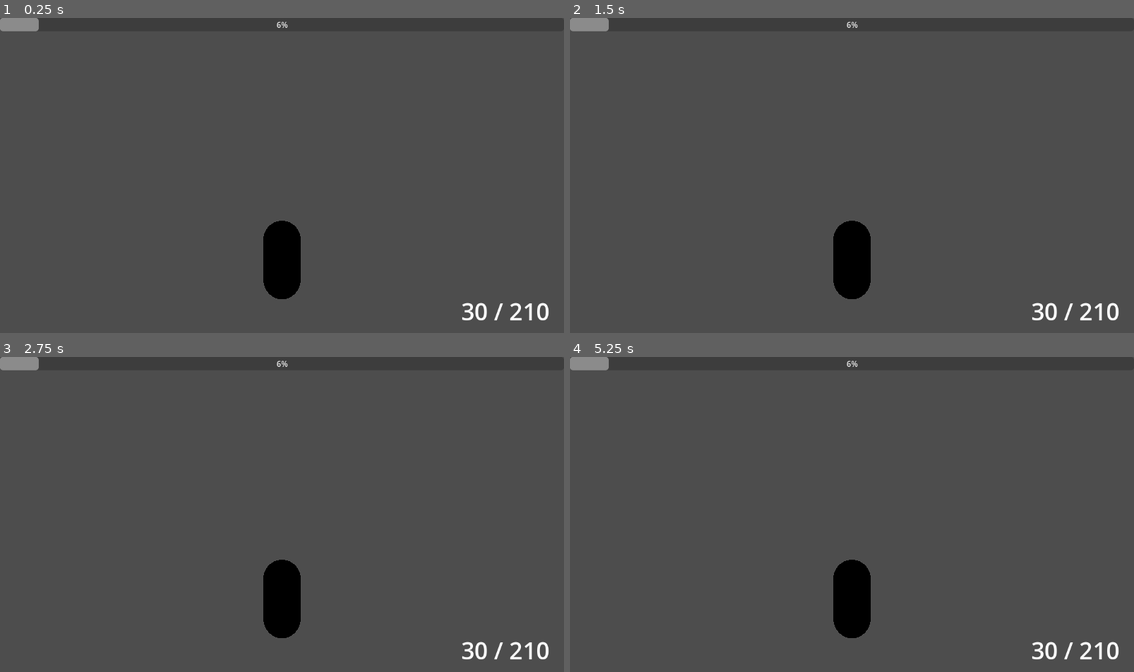
Above: before the commit, frames 1-4 (two rows, left to right).
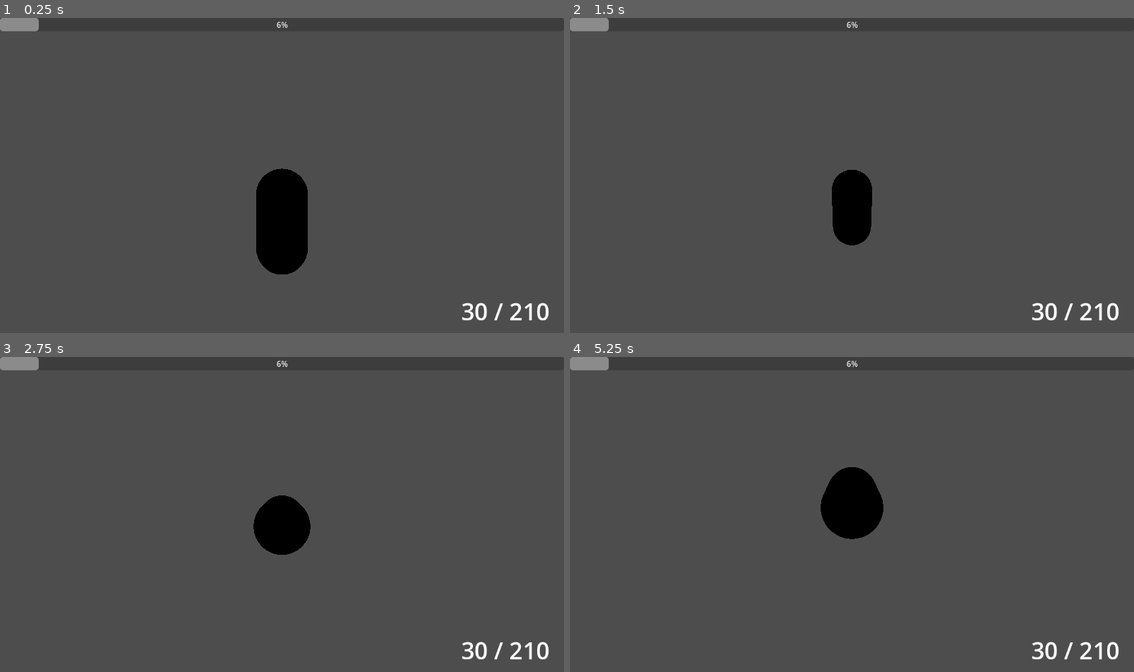
Above: after the commit, the same moments.

Repository: IndustrialDonut/CSGodot
Game: Godot game, scene res://Player.tscn
The game is run twice, just before and just after one commit, with the same random seed, the same clock (stepped at 60 frames per second) and the same inputs. This scene is started directly instead of the project's main scene.
Inputs (mouse positions are in pixels of both pictures, inside the frame that each line leads up to):
- Up to frame 1 (0.25 s): no input
- Up to frame 2 (1.5 s): tap Enter (ui_accept) at 0.5, 0.77, 1.25 s; move the mouse to (976, 159) at 0.52 s; hold D (right) 0.53-1.28 s; tap Mouse wheel up (zoom_in, bound only after the commit) at 0.6 s; tap Mouse wheel down (zoom_out, bound only after the commit) at 0.8, 1.35 s; move the mouse to (739, 191) at 1.27 s; hold S (backward) from 1.28 s (still down)
- Up to frame 3 (2.75 s): tap Enter (ui_accept) at 1.52, 2 s; tap Mouse wheel up (zoom_in, bound only after the commit) at 1.55 s; move the mouse to (338, 445) at 2.02 s; release S (backward) at 2.03 s; hold D (right) from 2.03 s (still down); hold Ctrl (control) from 2.03 s (still down); tap Mouse wheel down (zoom_out, bound only after the commit) at 2.3 s
- Up to frame 4 (5.25 s): tap Enter (ui_accept) at 2.75, 3.02, 3.5, 3.77, 4.25, 4.52 s; move the mouse to (823, 577) at 2.77 s; release D (right) at 2.78 s; release Ctrl (control) at 2.78 s; hold W (forward) 2.78-3.53 s; click (823, 577) at 2.85 s; tap Mouse wheel up (zoom_in, bound only after the commit) at 3.05, 4.55, 5.1 s; move the mouse to (1021, 561) at 3.52 s; hold Right mouse button (rmb) 3.53-4.28 s; hold A (left) 3.53-5.03 s; tap Mouse wheel down (zoom_out, bound only after the commit) at 3.8 s; move the mouse to (682, 467) at 4.27 s; tap Shift (sprint) at 4.35 s; move the mouse to (880, 514) at 5.02 s; hold S (backward) from 5.03 s (still down)

The runs differ from the first frame. In frame 1, 2.2% of the frame differs, in the area x 45-55%, y 47-90%; in frame 2, 2.3%; in frame 3, 2.9%; in frame 4, 3.4%, in the area x 44-56%, y 34-90%.

Commit message:
feat: CameraOrbiter added to Player for third person camera inspection

Diff:
--- a/Player.gd
+++ b/Player.gd
@@ -1,15 +1,10 @@
 extends CharacterBody3D
-
-
-
-func _input(event: InputEvent) -> void:
-	if event is InputEventMouseMotion:
-		pass
 
 
 func _ready():
 	# Inject component dependencies
 	$MobilityPolicy.set_body(self)
+	$MobilityPolicy.set_head($CameraOrbiter)
 	$MobilityPolicy.set_policy('walk')
 	$MobilityPolicy.activate()
 
--- a/Player.tscn
+++ b/Player.tscn
@@ -8,6 +8,7 @@
 [ext_resource type="PackedScene" uid="uid://cneduk5w7y6g3" path="res://components/firemodes/rof_strategy.tscn" id="6_1upqr"]
 [ext_resource type="Script" path="res://magazine_reload_policy.gd" id="6_q0i8v"]
 [ext_resource type="Script" uid="uid://ccnwtq4vulhsq" path="res://weapons/Shooter.gd" id="7_6ujti"]
+[ext_resource type="PackedScene" uid="uid://degmr2i0lyaj0" path="res://camera/camera_orbiter.tscn" id="9_lb7n8"]
 
 [sub_resource type="CapsuleShape3D" id="CapsuleShape3D_0f75c"]
 
@@ -24,8 +25,8 @@
 transform = Transform3D(1, 0, 0, 0, 1, 0, 0, 0, 1, 0, 1, 0)
 mesh = SubResource("CapsuleMesh_sp7ss")
 
-[node name="Camera3D" type="Camera3D" parent="."]
-transform = Transform3D(1, 0, 0, 0, 1, 0, 0, 0, 1, 0, 3.1832, 5.49175)
+[node name="CameraOrbiter" parent="." instance=ExtResource("9_lb7n8")]
+transform = Transform3D(1, 0, 0, 0, 1, 0, 0, 0, 1, 0, 1.84836, 0)
 
 [node name="Shooter" type="Node3D" parent="."]
 transform = Transform3D(1, 0, 0, 0, 1, 0, 0, 0, 1, 0.21, 1.145, -0.49)
--- a/camera/camera_orbiter.gd
+++ b/camera/camera_orbiter.gd
@@ -1,10 +1,11 @@
 extends Node3D
 
-@export var distance = 2.0
-var sens = 0.01
+@export var default_zoom = 4.0 # default units back from center point
+@export var mouse_sensitivity = 0.01
+@export var scroll_sensitivity = 1 # how many chunks to move per scroll
 
 func _ready() -> void:
-	$HBase/VBase/Camera3D.position.z = distance
+	$VBase/Camera3D.position.z = default_zoom
 
 
 func _input(event: InputEvent) -> void:
@@ -13,12 +14,12 @@
 		return
 
 	if event is InputEventMouseMotion:
-		$HBase.rotate_y(-event.relative.x * sens)
-		$HBase/VBase.rotate_x(-event.relative.y * sens)
+		rotate_y(-event.relative.x * mouse_sensitivity)
+		$VBase.rotate_x(-event.relative.y * mouse_sensitivity)
 
 
 func _process(delta: float) -> void:
 	if Input.is_action_just_released("zoom_in"):
-		$HBase/VBase/Camera3D.translate_object_local(Vector3.FORWARD * delta * 2)
+		$VBase/Camera3D.translate_object_local(Vector3.FORWARD * scroll_sensitivity)
 	elif Input.is_action_just_released("zoom_out"):
-		$HBase/VBase/Camera3D.translate_object_local(-Vector3.FORWARD * delta * 2)
+		$VBase/Camera3D.translate_object_local(-Vector3.FORWARD * scroll_sensitivity)
--- a/camera/camera_orbiter.tscn
+++ b/camera/camera_orbiter.tscn
@@ -5,9 +5,7 @@
 [node name="CameraOrbiter" type="Node3D"]
 script = ExtResource("1_kqj2n")
 
-[node name="HBase" type="Node3D" parent="."]
+[node name="VBase" type="Node3D" parent="."]
 
-[node name="VBase" type="Node3D" parent="HBase"]
-
-[node name="Camera3D" type="Camera3D" parent="HBase/VBase"]
+[node name="Camera3D" type="Camera3D" parent="VBase"]
 transform = Transform3D(1, 0, 0, 0, 1, 0, 0, 0, 1, 0, 0, 2.0037)
--- a/components/MovementPolicy.gd
+++ b/components/MovementPolicy.gd
@@ -19,6 +19,7 @@
 ## wiping instance variables. Yeah that's a pain in the ass forget that.
 
 var is_active = false
+var head : Node3D # for determining direction
 var body : CharacterBody3D
 var policy
 
@@ -37,7 +38,7 @@
 		return
 
 	if policy:
-		policy.process_movement(body, delta)
+		policy.process_movement(body, head, delta)
 	else:
 		printerr("No movement policy set")
 
@@ -50,6 +51,10 @@
 	is_active = false
 
 
+func set_head(head: Node3D):
+	self.head = head
+
+
 func set_body(body : CharacterBody3D):
 	self.body = body
 
--- a/components/WalkMovementPolicy.gd
+++ b/components/WalkMovementPolicy.gd
@@ -14,7 +14,7 @@
 var gravity = ProjectSettings.get_setting("physics/3d/default_gravity")
 
 
-func process_movement(body : CharacterBody3D, delta : float):
+func process_movement(body : CharacterBody3D, head :Node3D, delta : float):
 	# Add the gravity.
 	if not body.is_on_floor():
 		state = FALLING
@@ -33,7 +33,7 @@
 			# Only can walk (no jump), max-speed limited to half
 			if not Input.is_action_pressed("control"):
 				state = STANDING
-			_accelerate(0.5, body)
+			_accelerate(0.5, body, head)
 			bodymesh.mesh.height = 1.5
 			bodymesh.position.y = 0.75
 		STANDING:
@@ -47,25 +47,25 @@
 			elif Input.is_action_pressed("sprint"):
 				# the 'key' for sprint is just shift but in CSGO actually slow-walk.
 				coef = 0.5
-			_accelerate(coef, body)
+			_accelerate(coef, body, head)
 		_:
 			printerr("Invalid Player Movement State")
 			#state = STANDING
 
 	body.move_and_slide()
-	print(state)
+	#print(state)
 
 
-func _input_target_direction(body : Node3D):
+func _input_target_direction(head : Node3D):
 	## Get the user input for the target direction, and transform it into global coordinates
 	## based on the Node3D orientation given.
 	var input_dir = Input.get_vector("left", "right", "forward", "backward")
-	var direction = (body.transform.basis * Vector3(input_dir.x, 0, input_dir.y)).normalized()
+	var direction = (head.transform.basis * Vector3(input_dir.x, 0, input_dir.y)).normalized()
 	return direction
 
 
-func _accelerate(speed_coefficient : float, body : CharacterBody3D):
-	var direction = _input_target_direction(body)
+func _accelerate(speed_coefficient : float, body : CharacterBody3D, head: Node3D):
+	var direction = _input_target_direction(head)
 	var wishspeed = SPEED * speed_coefficient
 
 	# Propel or interpolate speed back to zero.
--- a/project.godot
+++ b/project.godot
@@ -86,3 +86,13 @@
 "events": [Object(InputEventMouseButton,"resource_local_to_scene":false,"resource_name":"","device":-1,"window_id":0,"a …(253 unchanged characters)…
 ]
 }
+zoom_in={
+"deadzone": 0.5,
+"events": [Object(InputEventMouseButton,"resource_local_to_scene":false,"resource_name":"","device":-1,"window_id":0,"alt_pressed":false,"shift_pressed":false,"ctrl_pressed":false,"meta_pressed":false,"button_mask":0,"position":Vector2(0, 0),"global_position":Vector2(0, 0),"factor":1.0,"button_index":4,"canceled":false,"pressed":false,"double_click":false,"script":null)
+]
+}
+zoom_out={
+"deadzone": 0.5,
+"events": [Object(InputEventMouseButton,"resource_local_to_scene":false,"resource_name":"","device":-1,"window_id":0,"alt_pressed":false,"shift_pressed":false,"ctrl_pressed":false,"meta_pressed":false,"button_mask":0,"position":Vector2(0, 0),"global_position":Vector2(0, 0),"factor":1.0,"button_index":5,"canceled":false,"pressed":false,"double_click":false,"script":null)
+]
+}
Not shown: 1 places in Player.tscn that only renumber resources
